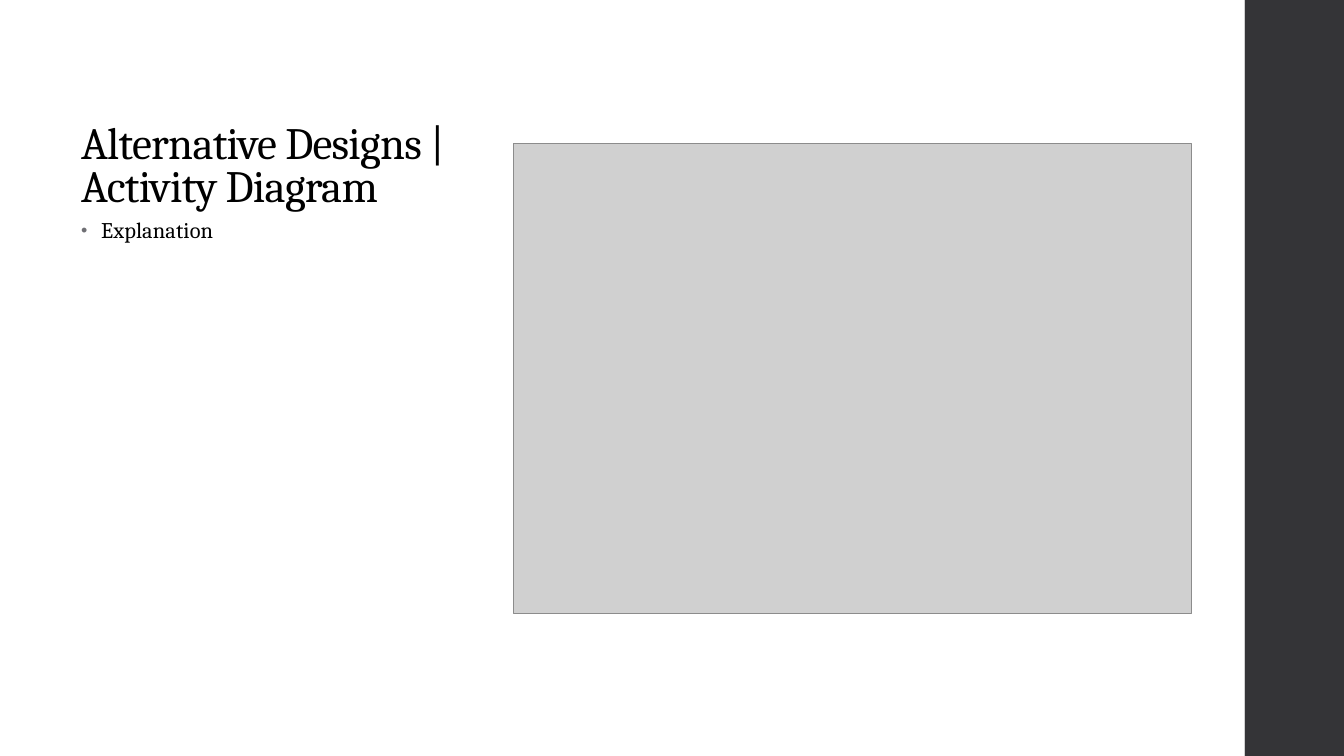
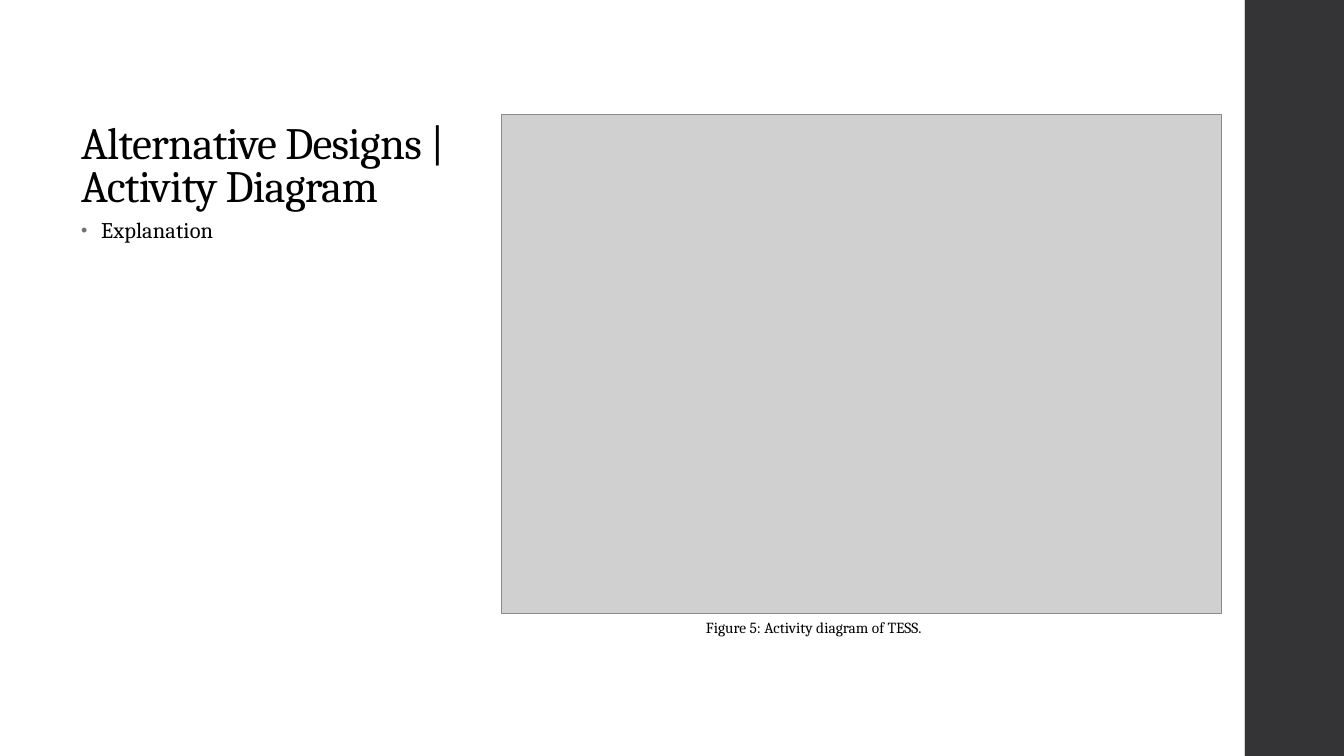
Before and after one commit to dakoval/Sudoku, a slide deck: slide 14 of Project Report/Final Project Report Presentation.pptx (slide 15 before the commit). Drawn at 1344x756 pixels with LibreOffice and Linux fonts; fonts in the diff are those of the drawing; grey boxes stand for pictures. Boxes give left, top, right and bottom in pixels: in the first picture for what was removed or moved away, otherwise in the second. Text is boxed around its words. In the diff, an @@ line names an element or a change of style, - is before the commit and + after.

```diff
--- a/Project Report/Final Project Report Presentation.pptx
+++ b/Project Report/Final Project Report Presentation.pptx
@@ picture resized from (x1=513, y1=143, x2=1192, y2=613) to (x1=501, y1=115, x2=1222, y2=614) @@
@@ text added at (x1=706, y1=622, x2=922, y2=637), 11 pt, text #000000 @@
+Figure 5: Activity diagram of TESS.
```
Also in this commit, not shown: 15 other slides changed, 5 slides added, 3 slides removed, 4 other files.
